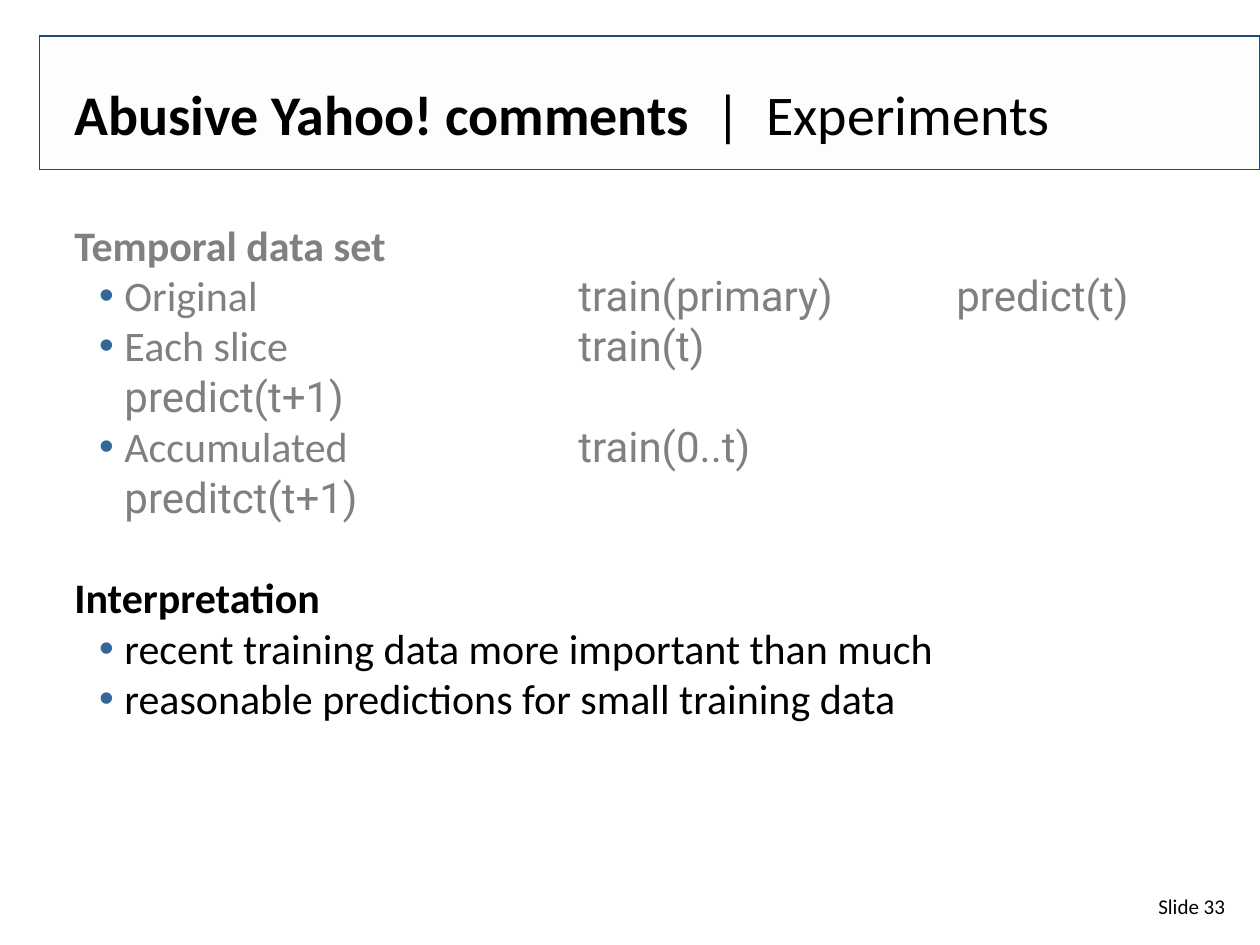
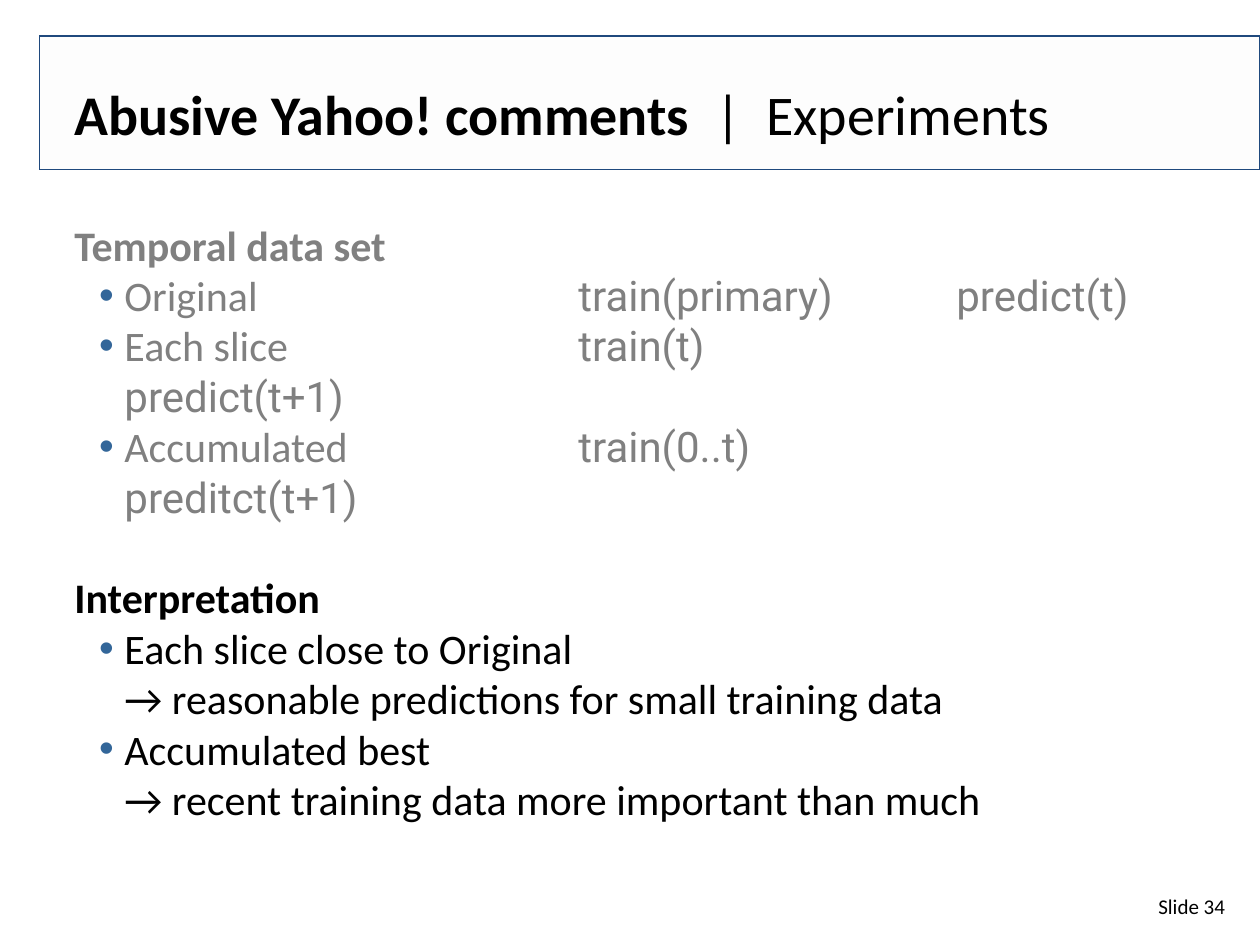
Before and after one commit to IllDepence/websci_ss2017, a slide deck: slide 34 of pres/Tarek_Saier_Abusive_behavior_in_social_media.odp (slide 33 before the commit). Drawn at 1260x945 pixels with LibreOffice and Linux fonts; fonts in the diff are those of the drawing; background and template pictures are left out. Boxes give left, top, right and bottom in pixels: in the first picture for what was removed or moved away, otherwise in the second. Text is boxed around its words. In the diff, an @@ line names an element or a change of style, - is before the commit and + after.

```diff
--- a/pres/Tarek_Saier_Abusive_behavior_in_social_media.odp
+++ b/pres/Tarek_Saier_Abusive_behavior_in_social_media.odp
@@ text at <box>124,634,980,823</box>: text changed @@
-  • recent training data more important than much
-  • reasonable predictions for small training data
+  • Each slice close to Original
+    → reasonable predictions for small training data
+  • Accumulated best
+    → recent training data more important than much
@@ page number at <box>1158,899,1225,914</box>: text changed @@
-Slide 33
+Slide 34
```
Also in this commit, not shown: 9 other slides changed, 1 slide added, 2 other files.
